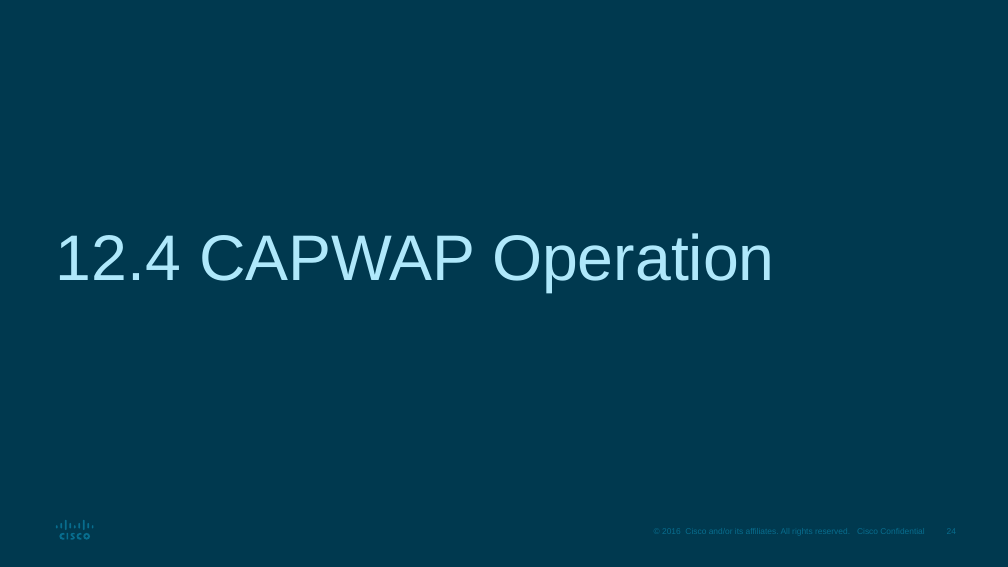
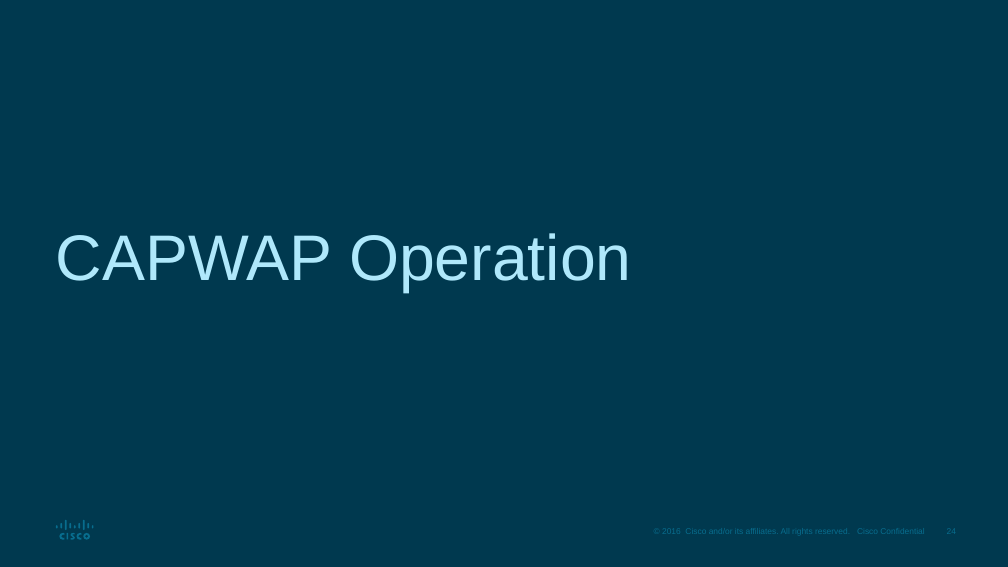
Before and after one commit to ECUbakers/PKH-2154, a slide deck: slide 24 of module5/SRWE_Module_12_talking points.pptx. Drawn at 1008x567 pixels with LibreOffice and Linux fonts; fonts in the diff are those of the drawing. Boxes give left, top, right and bottom in pixels: in the first picture for what was removed or moved away, otherwise in the second. Text is boxed around its words. In the diff, an @@ line names an element or a change of style, - is before the commit and + after.

```diff
--- a/module5/SRWE_Module_12_talking points.pptx
+++ b/module5/SRWE_Module_12_talking points.pptx
@@ title at [56, 233, 632, 292]: text changed @@
-12.4 CAPWAP Operation
+CAPWAP Operation
```
Also in this commit, not shown: 7 other slides changed, 1 slide removed.
